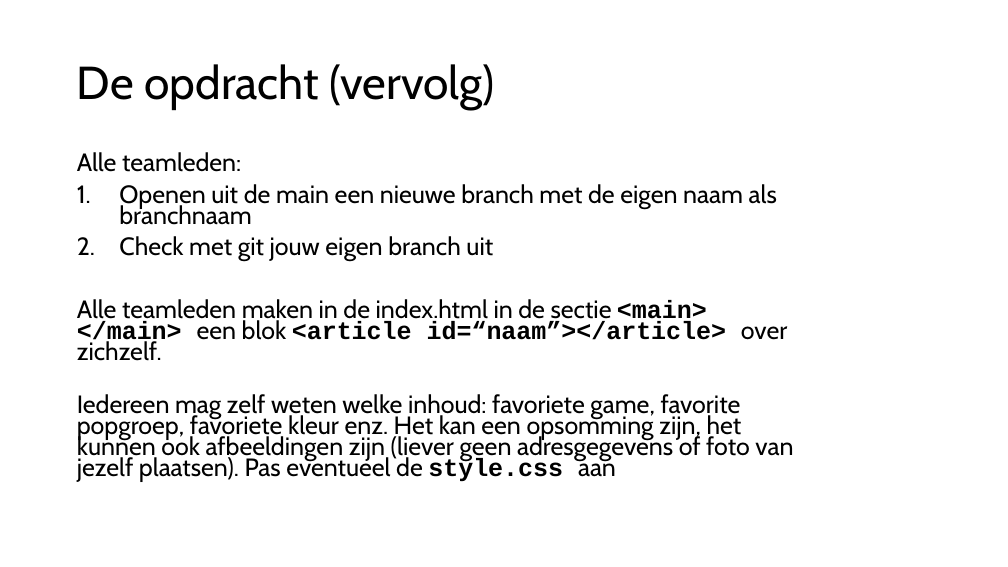
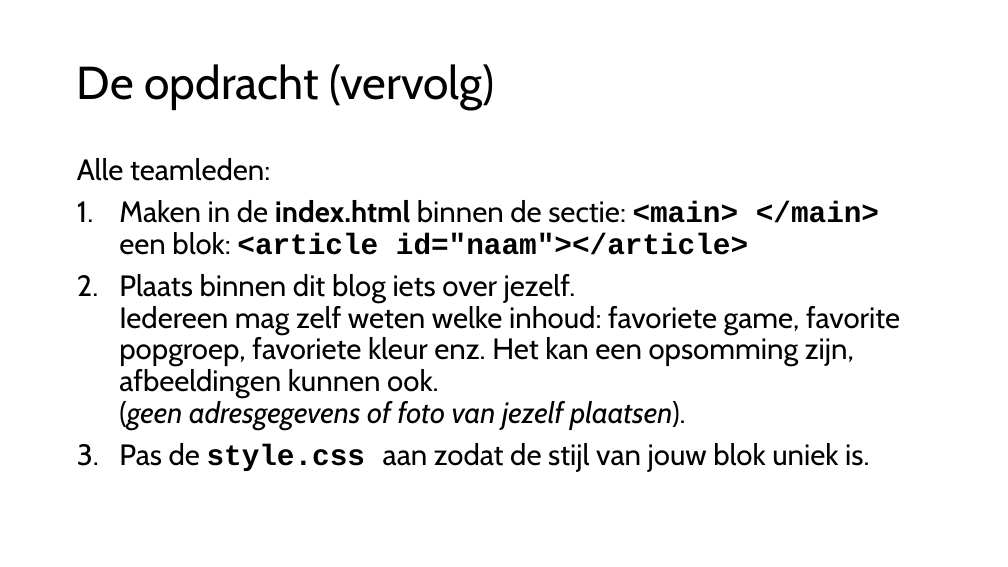
Before and after one commit to djsjollema/lessen-gamedevelopment, a slide deck: slide 8 of M2/Skill/2-Merge/2-merge.pptx (slide 7 before the commit). Drawn at 1008x567 pixels with LibreOffice and Linux fonts; fonts in the diff are those of the drawing. Boxes give left, top, right and bottom in pixels: in the first picture for what was removed or moved away, otherwise in the second. Text is boxed around its words. In the diff, an @@ line names an element or a change of style, - is before the commit and + after.

```diff
--- a/M2/Skill/2-Merge/2-merge.pptx
+++ b/M2/Skill/2-Merge/2-merge.pptx
@@ text at [77, 158, 270, 181]: size 23.8 to 28 pt in "Alle teamleden:"; line spacing 0.7 to 0.9 @@
@@ text at [119, 200, 900, 472]: text changed; size 23.8 to 28 pt @@
-1. Openen uit de main een nieuwe branch met de eigen naam als branchnaam
-2. Check met git jouw eigen branch uit
-Alle teamleden maken in de index.html in de sectie <main> </main> een blok <article id=“naam”></article> over zichzelf.
-Iedereen mag zelf weten welke inhoud: favoriete game, favorite popgroep, favoriete kleur enz. Het kan een opsomming zijn, het kunnen ook afbeeldingen zijn (liever geen adresgegevens of foto van jezelf plaatsen). Pas eventueel de style.css aan
+1. Maken in de index.html binnen de sectie: <main> </main>
+   een blok: <article id="naam"></article>
+2. Plaats binnen dit blog iets over jezelf.
+   Iedereen mag zelf weten welke inhoud: favoriete game, favorite popgroep, favoriete kleur enz. Het kan een opsomming zijn, afbeeldingen kunnen ook.
+   (geen adresgegevens of foto van jezelf plaatsen).
+3. Pas de style.css aan zodat de stijl van jouw blok uniek is.
```
Also in this commit, not shown: 9 other slides changed, 1 slide added.
